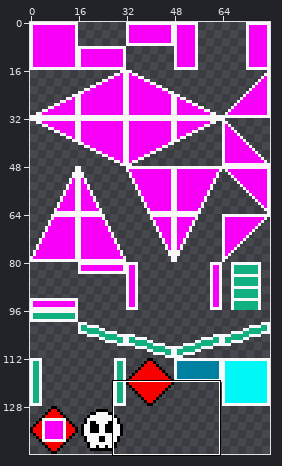
Sprite sheet -- res/gfx/solid.png. Above: a wide view before the commit, with the close-up outlined.
Close-up. Before the commit:
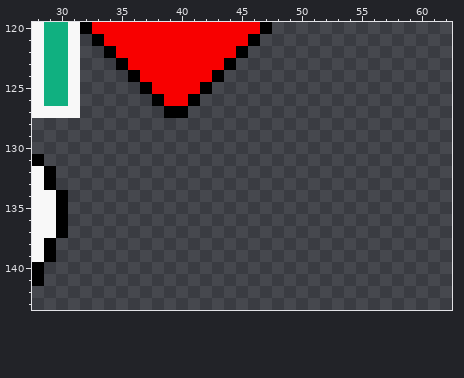
The file is 80x144 pixels. Shown: x 28..62, y 120..143.
Once edited:
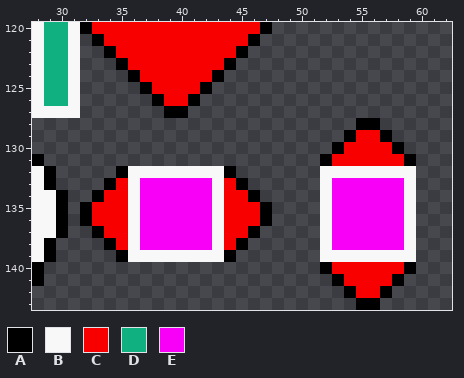
Palette (. is transparent): A #000000  B #f8f8f8  C #f80000  D #10b080  E #f800f8
From the commit log: Add directional damage tiles
Edits made:
@@ x 28..62 @@
 127 BBBB.......AA......................
-128 ...................................
-129 ...................................
-130 ...................................
-131 A..................................
-132 BA.................................
-133 BA.................................
-134 BBA................................
-135 BBA................................
-136 BBA................................
-137 BBA................................
-138 BA.................................
-139 BA.................................
-140 A..................................
-141 A..................................
-142 ...................................
-143 ...................................
+128 ...........................AA......
+129 ..........................ACCA.....
+130 .........................ACCCCA....
+131 A.......................ACCCCCCA...
+132 BA.....ABBBBBBBBA.......BBBBBBBB...
+133 BA....ACBEEEEEEBCA......BEEEEEEB...
+134 BBA..ACCBEEEEEEBCCA.....BEEEEEEB...
+135 BBA.ACCCBEEEEEEBCCCA....BEEEEEEB...
+136 BBA.ACCCBEEEEEEBCCCA....BEEEEEEB...
+137 BBA..ACCBEEEEEEBCCA.....BEEEEEEB...
+138 BA....ACBEEEEEEBCA......BEEEEEEB...
+139 BA.....ABBBBBBBBA.......BBBBBBBB...
+140 A.......................ACCCCCCA...
+141 A........................ACCCCA....
+142 ..........................ACCA.....
+143 ...........................AA......
Boxes around the changes in both close-ups, in picture pixels (x1, y1, x2, y2):
added: (320, 118, 416, 310)
added: (80, 166, 272, 262)
